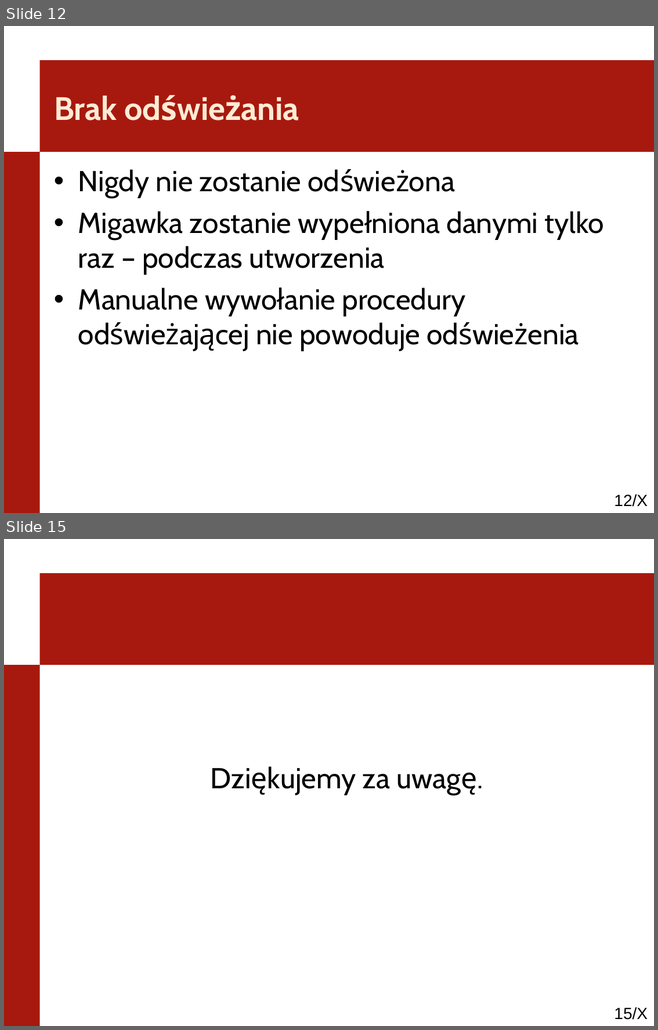
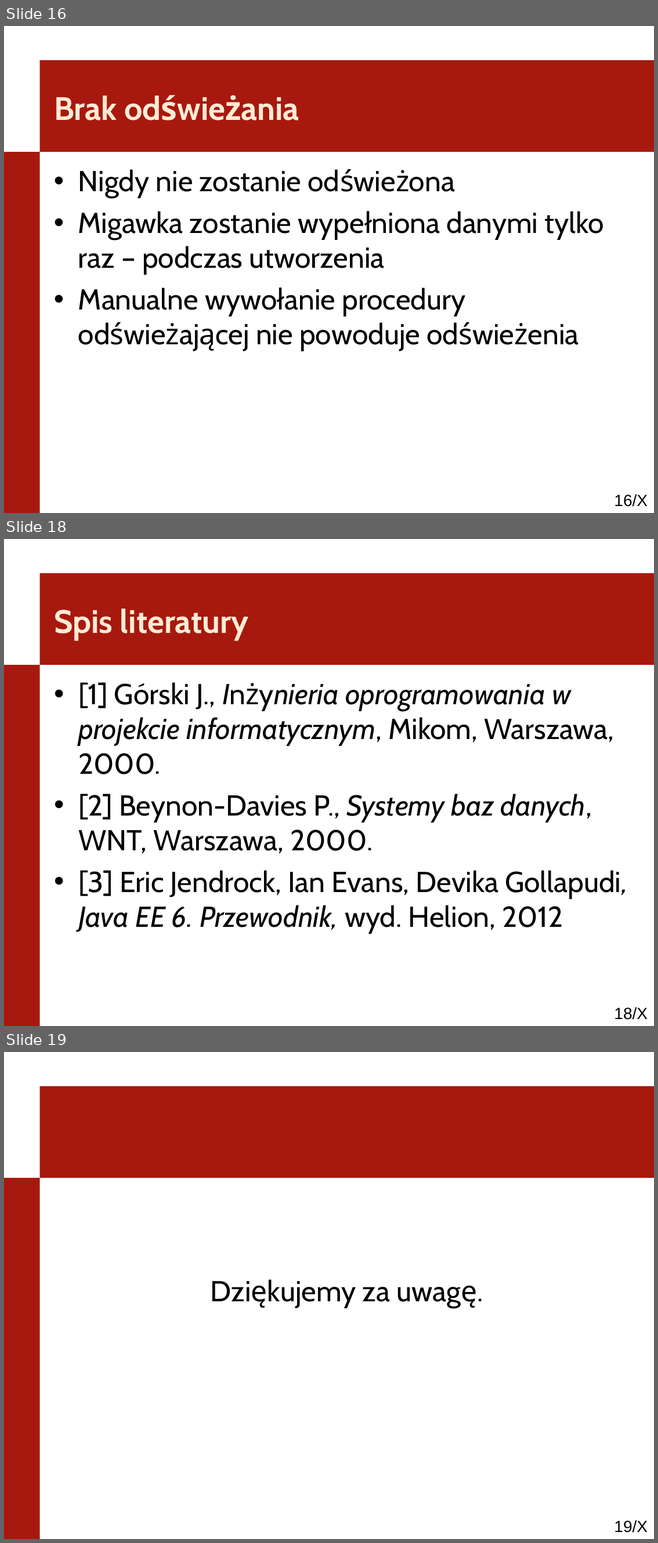
Before and after one commit to kaczanmo/projekt_bd_2013, a slide deck: prezentacja_1/prezentacja_1.ppt. Shown one above the other, each under a label of ours: slides 12 and 15 before the commit, slides 16, 18 and 19 after it; the slides between them are not shown. The pictures are 658x1030 and 658x1543 pixels, drawn with LibreOffice and Linux fonts; fonts in the diff are those of the drawing; background and template pictures are left out. Boxes give left, top, right and bottom in pixels: in the first picture for what was removed or moved away, otherwise in the second. Text is boxed around its words. In the diff, an @@ line names an element or a change of style, - is before the commit and + after.

```diff
--- a/prezentacja_1/prezentacja_1.ppt
+++ b/prezentacja_1/prezentacja_1.ppt
@@ slide 18 added at (4, 539, 654, 1026), background #FFFFFF; not listed: 3 template elements that a slide beside it also shows @@
@@ title added at (54, 609, 249, 641), 36 pt, text #FFEBD5, bold @@
+Spis literatury
@@ text added at (78, 682, 628, 933), 32 pt, text #000000 @@
+• [1] Górski J., Inżynieria oprogramowania w projekcie informatycznym, Mikom, Warszawa, 2000.
+• [2] Beynon-Davies P., Systemy baz danych, WNT, Warszawa, 2000.
+• [3] Eric Jendrock, Ian Evans, Devika Gollapudi, Java EE 6. Przewodnik, wyd. Helion, 2012
@@ what was slide 12 is now slide 16 @@
@@ page number at (614, 494, 647, 507): text changed @@
-12/X
+16/X
@@ what was slide 15 is now slide 19 @@
@@ page number at (614, 1520, 647, 1533): text changed @@
-15/X
+19/X
```
Also in this commit, not shown: 7 slides changed, 7 other slides added, 4 slides removed, 2 other files.
